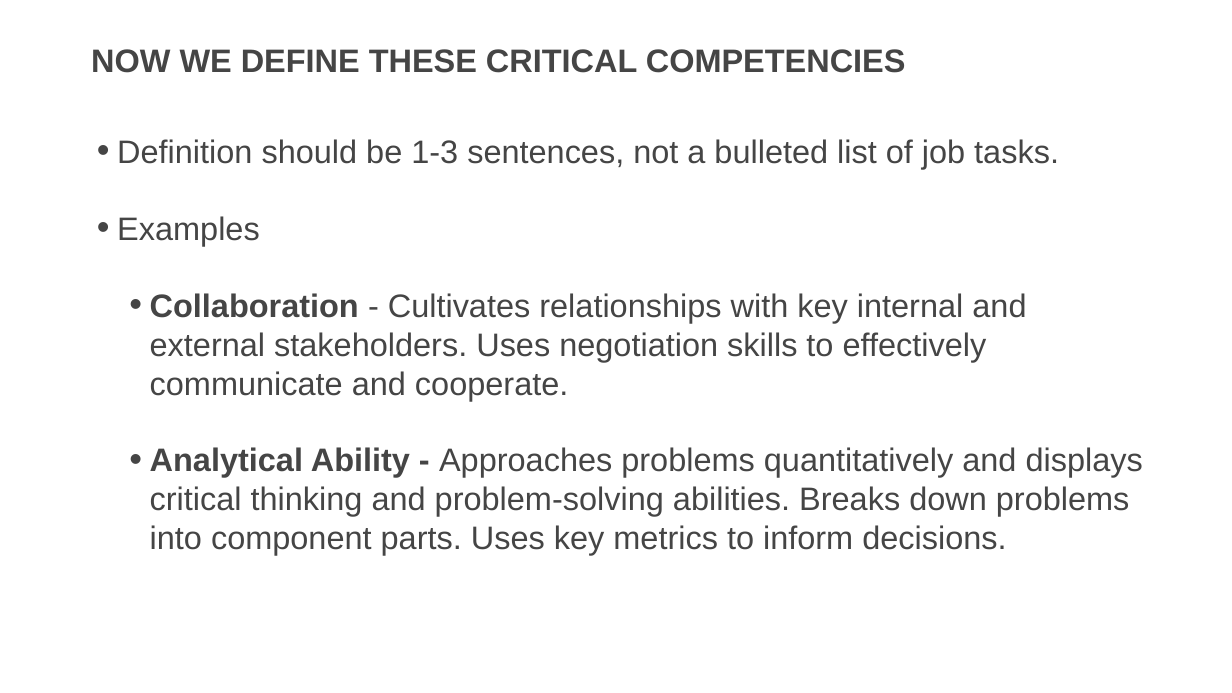
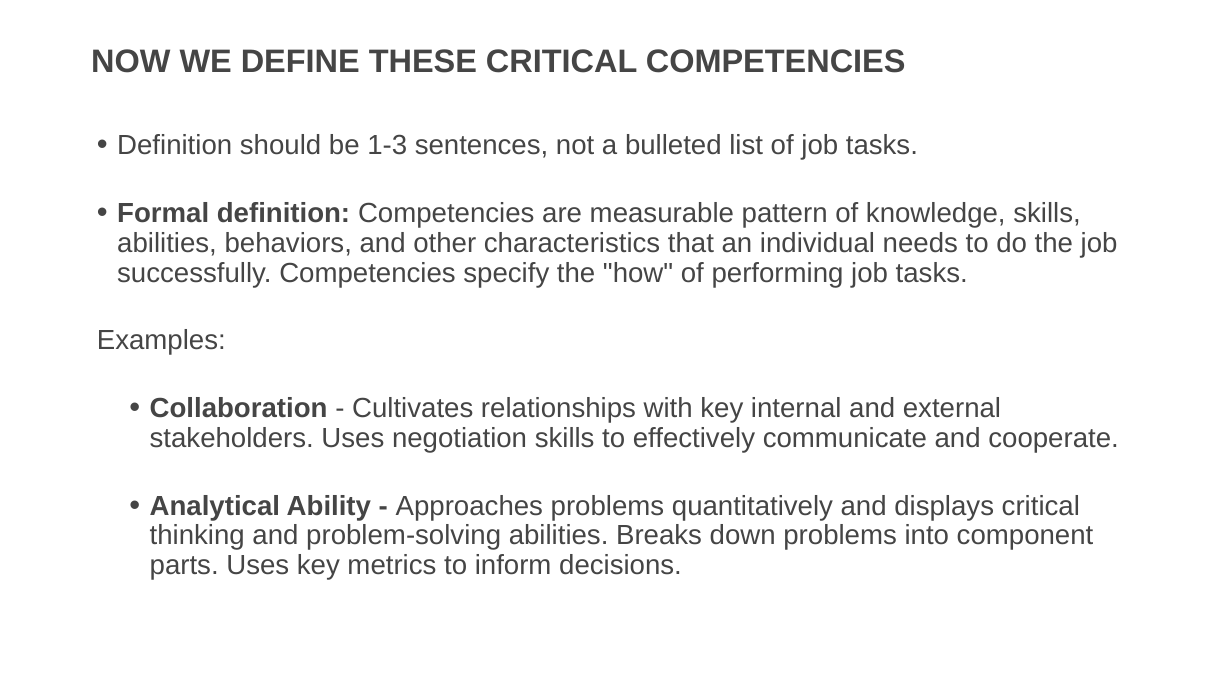
Before and after one commit to usds/SME-QA-Website, a slide deck: slide 20 of toolkit/job-analysis/job-analysis-presentation.pptx (slide 15 before the commit). Drawn at 1232x693 pixels with LibreOffice and Linux fonts; fonts in the diff are those of the drawing. Boxes give left, top, right and bottom in pixels: in the first picture for what was removed or moved away, otherwise in the second. Text is boxed around its words. In the diff, an @@ line names an element or a change of style, - is before the commit and + after.

```diff
--- a/toolkit/job-analysis/job-analysis-presentation.pptx
+++ b/toolkit/job-analysis/job-analysis-presentation.pptx
@@ text at (117, 134, 1118, 580): size 36 to 30.6 pt in "Definition should be 1-3 sentences, not a ...", "Collaboration - Cultivates relationships with key internal ...", "Analytical Ability - Approaches problems quantitatively and ..."; line spacing 1 to 0.9 @@
@@ text at (97, 202, 1118, 355): text changed; size 36 to 30.6 pt @@
-• Examples
+• Formal definition: Competencies are measurable pattern of knowledge, skills, abilities, behaviors, and other characteristics that an individual needs to do the job successfully. Competencies specify the "how" of performing job tasks.
+Examples:
```
Also in this commit, not shown: 29 other slides changed, 11 slides added, 1 slide removed, 1 other file.
